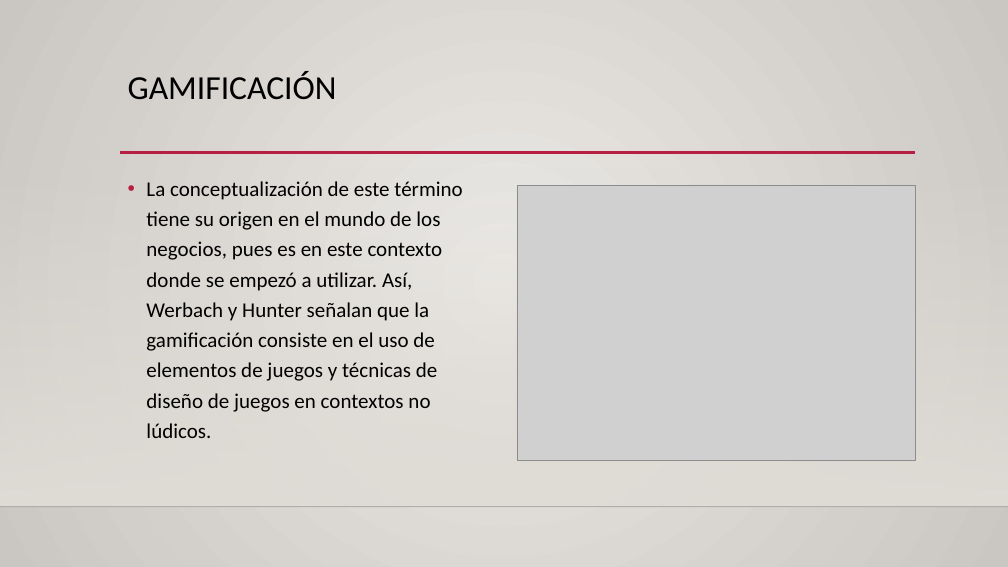
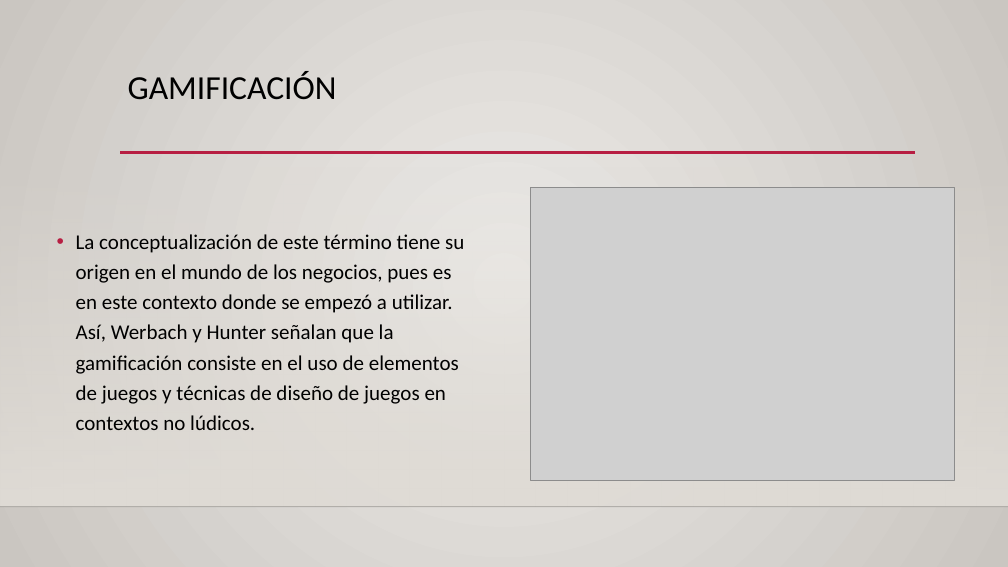
Before and after one commit to patriciamz-153/tesis, a slide deck: slide 19 of Presentación de Tesis Parte 2.pptx. Drawn at 1008x567 pixels with LibreOffice and Linux fonts; fonts in the diff are those of the drawing; grey boxes stand for pictures; background and template pictures are left out. Boxes give left, top, right and bottom in pixels: in the first picture for what was removed or moved away, otherwise in the second. Text is boxed around its words. In the diff, an @@ line names an element or a change of style, - is before the commit and + after.

```diff
--- a/Presentación de Tesis Parte 2.pptx
+++ b/Presentación de Tesis Parte 2.pptx
@@ text "La conceptualización de este término ..." moved from (x1=146, y1=181, x2=462, y2=438) to (x1=76, y1=234, x2=464, y2=430) @@
@@ text "La conceptualización de este término ..." at (x1=76, y1=234, x2=464, y2=430): vertical alignment top to middle @@
@@ picture resized from (x1=517, y1=186, x2=916, y2=461) to (x1=530, y1=188, x2=954, y2=480) @@
```
Also in this commit, not shown: 23 other slides changed, 2 other files.
